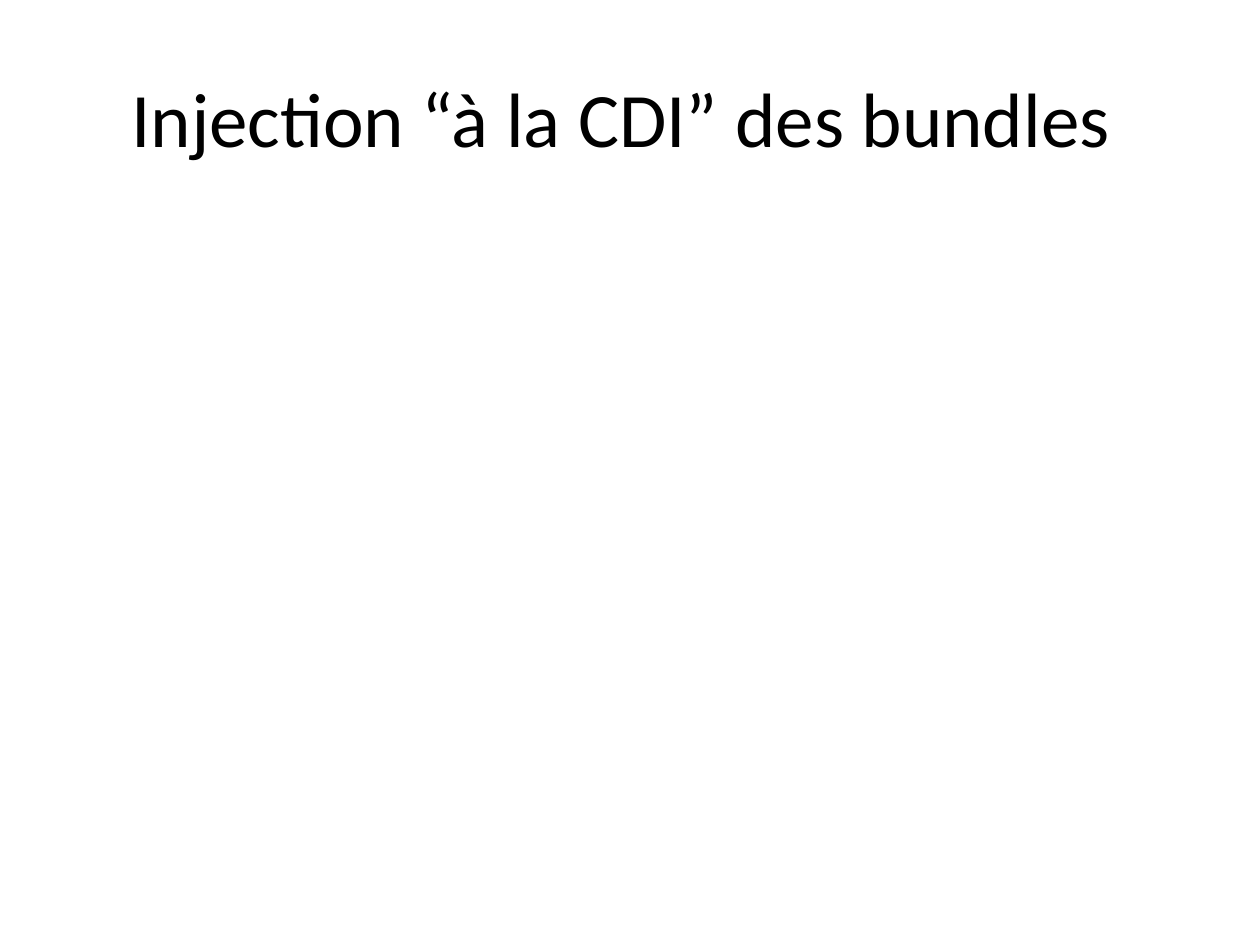
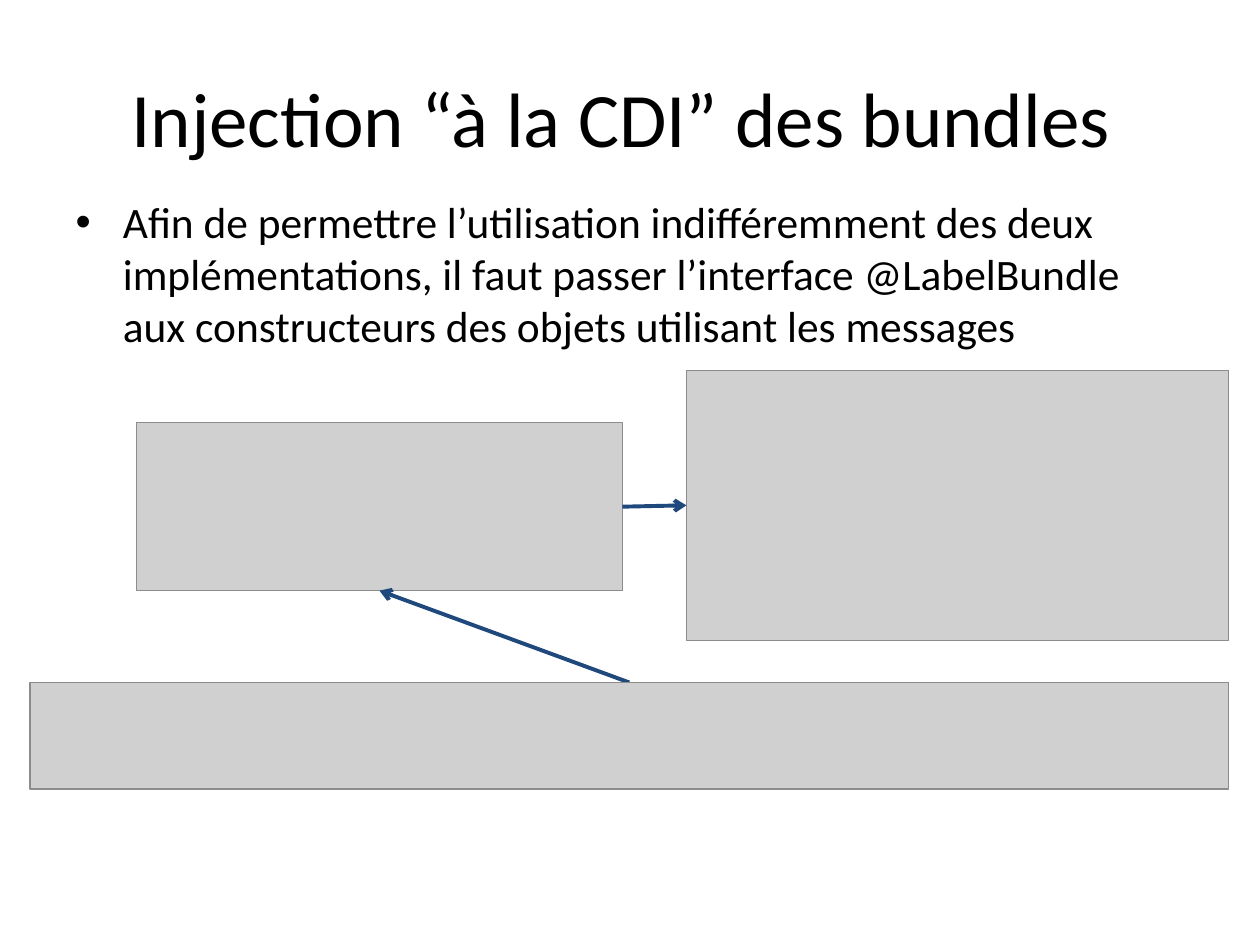
Before and after one commit to dbaeli/ez18n, a slide deck: slide 8 of ez18n-slides/ez18n_hands_on.pptx (slide 7 before the commit). Drawn at 1260x945 pixels with LibreOffice and Linux fonts; fonts in the diff are those of the drawing; grey boxes stand for pictures; background and template pictures are left out. Boxes give left, top, right and bottom in pixels: in the first picture for what was removed or moved away, otherwise in the second. Text is boxed around its words. In the diff, an @@ line names an element or a change of style, - is before the commit and + after.

```diff
--- a/ez18n-slides/ez18n_hands_on.pptx
+++ b/ez18n-slides/ez18n_hands_on.pptx
@@ text added at (123,207,1120,350), 24.8 pt, text #000000 @@
+• Afin de permettre l’utilisation indifféremment des deux implémentations, il faut passer l’interface @LabelBundle aux constructeurs des objets utilisant les messages
@@ picture added at (687,370,1228,641) @@
@@ picture added at (136,422,622,590) @@
@@ arrow added from (622, 507) to (687, 505), #1F497D 2.25 pt @@
@@ arrow added from (629, 683) to (379, 591), #1F497D 2.25 pt @@
@@ picture added at (30,683,1228,790) @@
```
Also in this commit, not shown: 12 other slides changed, 4 slides added, 1 slide removed, 14 other files.
